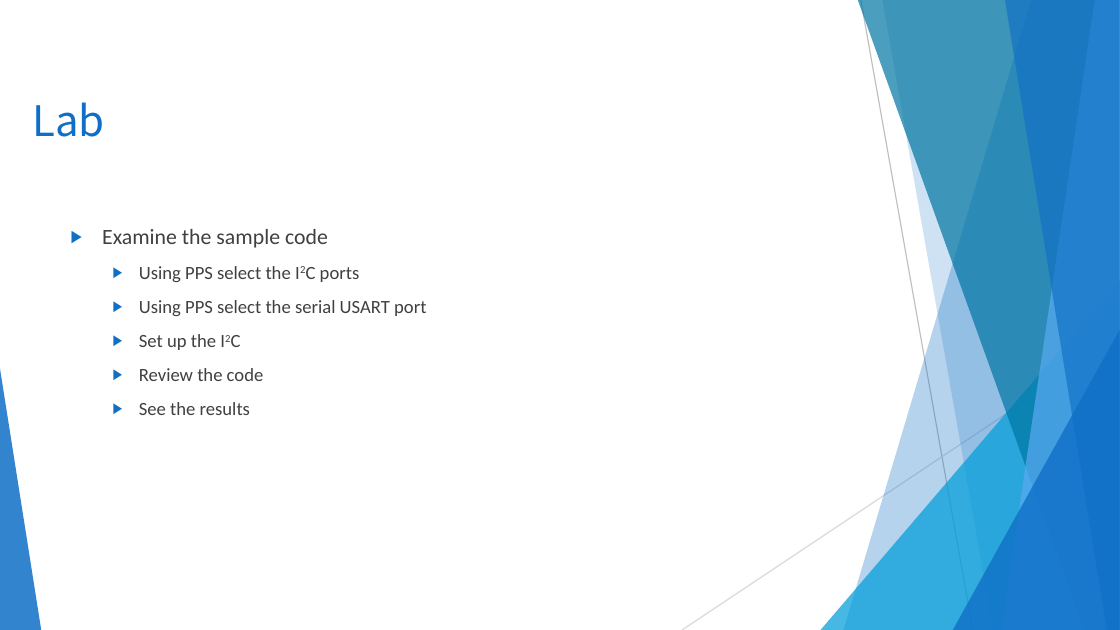
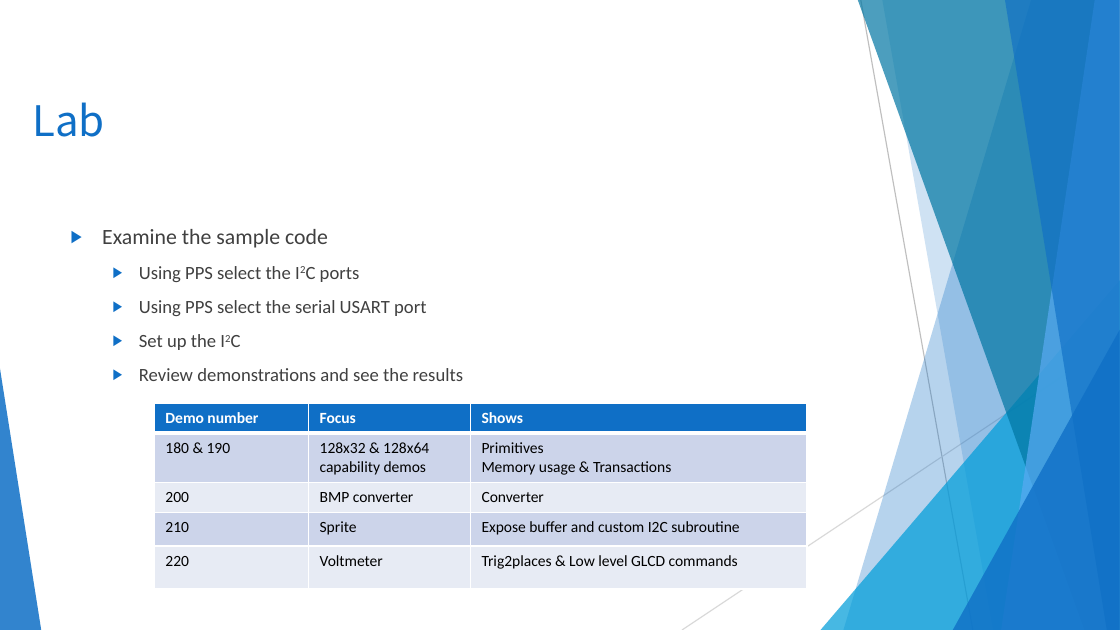
Before and after one commit to GreatCowBASIC/Demonstration_Sources, a slide deck: slide 14 of Vendor_Boards/Great_Cow_Basic_Demo_Board/18FxxQ24_Chiprange_Demonstrations/tutorials/GCBASIC_Part11_I2C.pptx. Drawn at 1120x630 pixels with LibreOffice and Linux fonts; fonts in the diff are those of the drawing; background and template pictures are left out. Boxes give left, top, right and bottom in pixels: in the first picture for what was removed or moved away, otherwise in the second. Text is boxed around its words. In the diff, an @@ line names an element or a change of style, - is before the commit and + after.

```diff
--- a/Vendor_Boards/Great_Cow_Basic_Demo_Board/18FxxQ24_Chiprange_Demonstrations/tutorials/GCBASIC_Part11_I2C.pptx
+++ b/Vendor_Boards/Great_Cow_Basic_Demo_Board/18FxxQ24_Chiprange_Demonstrations/tutorials/GCBASIC_Part11_I2C.pptx
@@ text at [139,368,463,381]: text changed @@
-  ▶ Review the code
-  ▶ See the results
+  ▶ Review demonstrations and see the results
@@ table added at [155,403,809,588], 5 rows, 3 columns @@
+Demo number | Focus | Shows
+180 & 190 | 128x32 & 128x64 capability demos | Primitives / Memory usage & Transactions
+200 | BMP converter | Converter
+210 | Sprite | Expose buffer and custom I2C subroutine
+220 | Voltmeter | Trig2places & Low level GLCD commands
```
Also in this commit, not shown: 38 other files.
